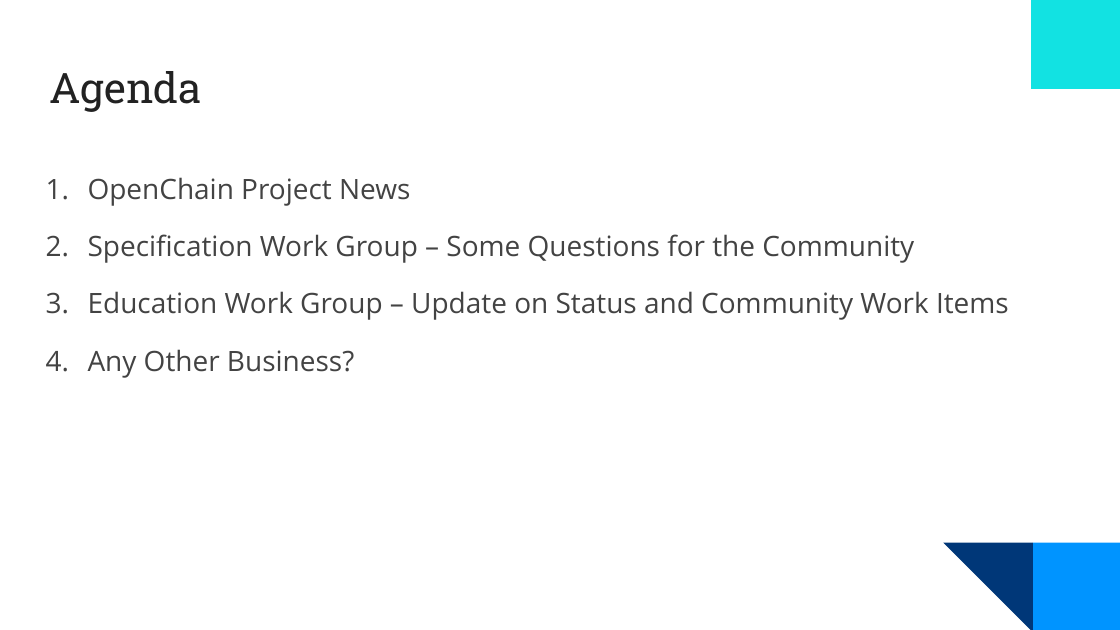
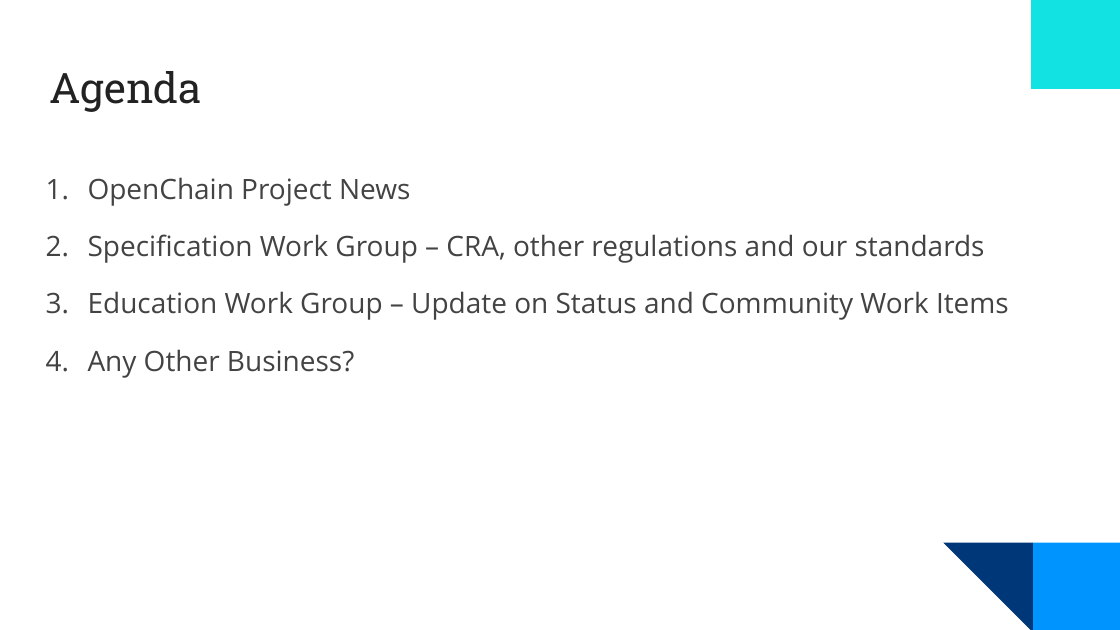
Before and after one commit to OpenChain-Project/Meeting-Slides, a slide deck: slide 3 of 2025/specification-education-monthly/2025-10-Europe-NA.pptx. Drawn at 1120x630 pixels with LibreOffice and Linux fonts; fonts in the diff are those of the drawing; background and template pictures are left out. Boxes give left, top, right and bottom in pixels: in the first picture for what was removed or moved away, otherwise in the second. Text is boxed around its words. In the diff, an @@ line names an element or a change of style, - is before the commit and + after.

```diff
--- a/2025/specification-education-monthly/2025-10-Europe-NA.pptx
+++ b/2025/specification-education-monthly/2025-10-Europe-NA.pptx
@@ text at [88,234,985,263]: text changed @@
-2. Specification Work Group – Some Questions for the Community
+2. Specification Work Group – CRA, other regulations and our standards
```
Also in this commit, not shown: 6 other slides changed.
